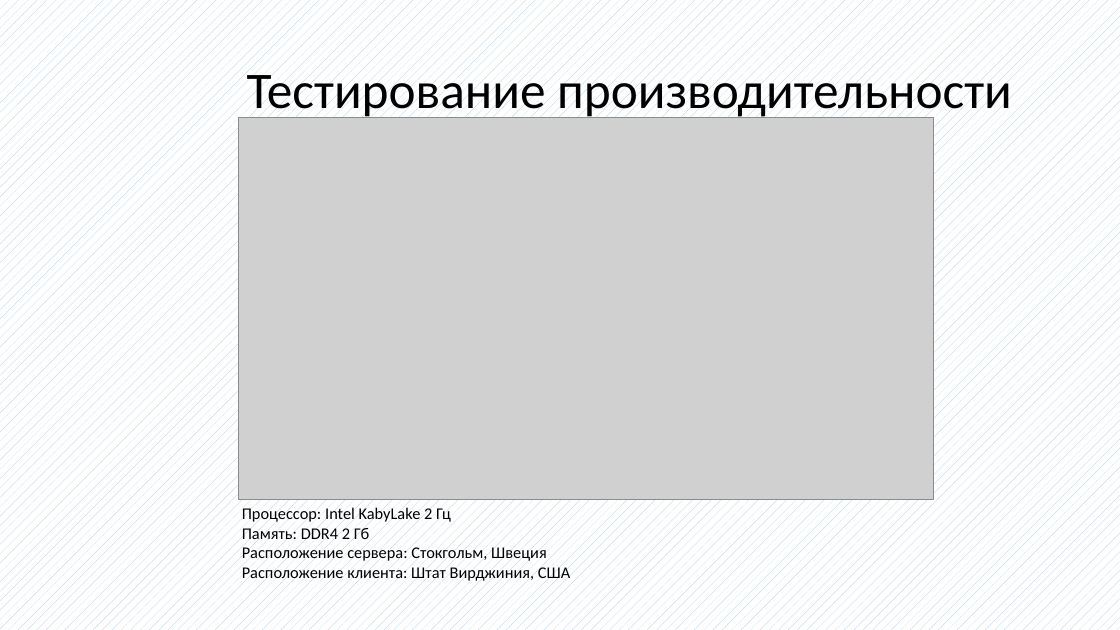
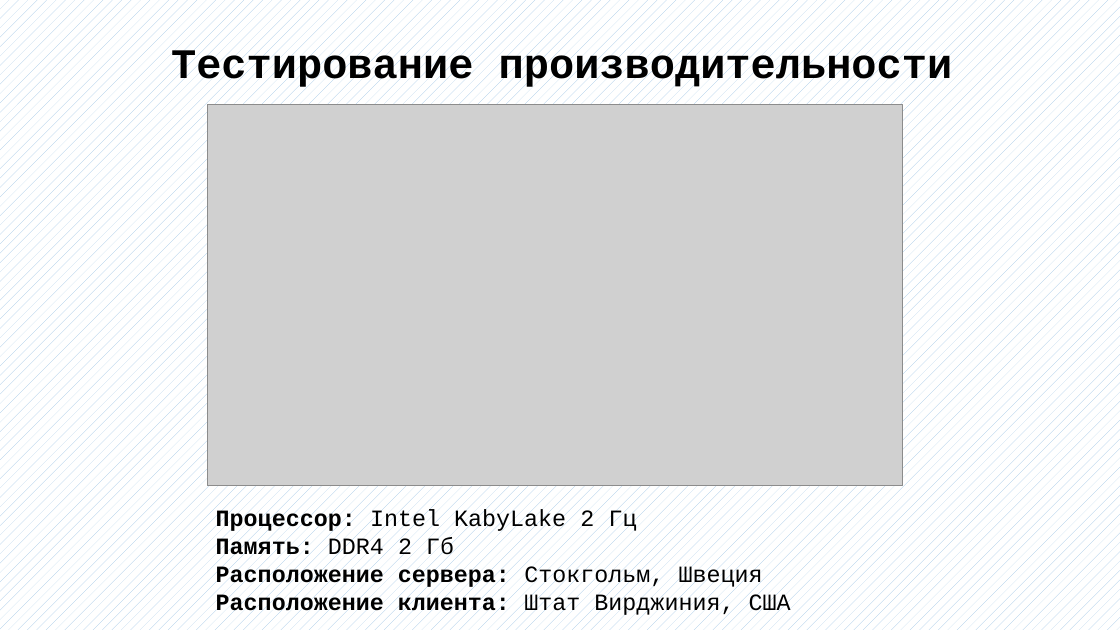
Before and after one commit to bobs4462/tachyon, a slide deck: slide 16 of docs/Презентация ВКР.pptx. Drawn at 1120x630 pixels with LibreOffice and Linux fonts; fonts in the diff are those of the drawing; grey boxes stand for pictures. Boxes give left, top, right and bottom in pixels: in the first picture for what was removed or moved away, otherwise in the second. Text is boxed around its words. In the diff, an @@ line names an element or a change of style, - is before the commit and + after.

```diff
--- a/docs/Презентация ВКР.pptx
+++ b/docs/Презентация ВКР.pptx
@@ text "Тестирование производительности" moved from (x1=247, y1=65, x2=1012, y2=120) to (x1=171, y1=47, x2=953, y2=90) @@
@@ text "Тестирование производительности" at (x1=171, y1=47, x2=953, y2=90): size 44 to 36 pt, font Calibri to Courier New, bold on; line spacing 0.9 to 1; vertical alignment middle to top @@
@@ picture moved from (x1=239, y1=118, x2=934, y2=499) to (x1=208, y1=105, x2=903, y2=486) @@
@@ text "Процессор: Intel KabyLake 2 Гц" moved from (x1=242, y1=506, x2=570, y2=583) to (x1=216, y1=509, x2=791, y2=617) @@
@@ text "Процессор: Intel KabyLake 2 Гц" at (x1=216, y1=509, x2=791, y2=617): size 14 to 20 pt, font Calibri to Courier New; bold on in "Процессор:", "Память:", "Расположение сервера:", "Расположение клиента:" @@
```
Also in this commit, not shown: 8 other slides changed, 5 slides added, 3 slides removed, 2 other files.
